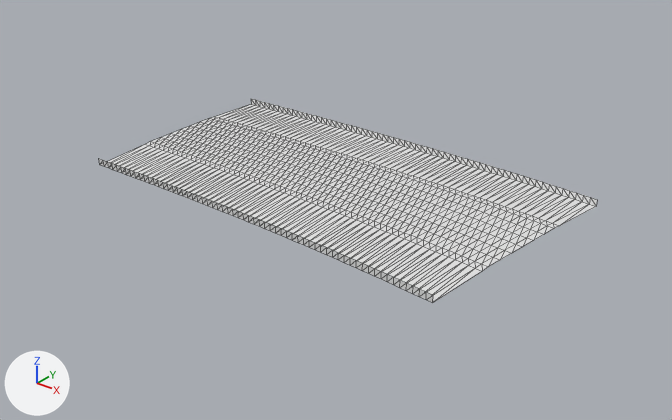
An edit to the glTF model public/assets/gen4/models/track-06.glb, drawn before and after from the same camera.
Rendered twice from a 50 mm camera at (478.5, -91.5, 53.3) aimed at (405.0, 0.3, -3.6). Arrows for +X, +Y and +Z are at lower left; the lights stay in place. The picture after the commit comes second. Mesh edges are drawn as thin lines. Vertices at exactly the same position are counted once.

Names of what the first picture shows: 'track-06'.
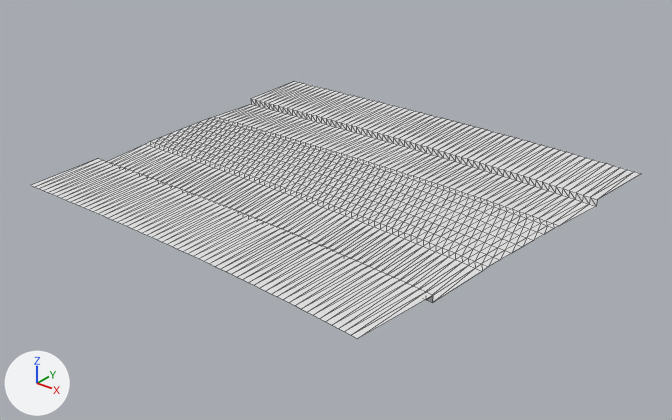
What changed in the scene script:
```text
Change me_track_06:
    used by ob_track_06; location = (0.0, 0.0, 0.0)
    remove me_track_06.from_pydata(...)  # 819 vertices, 1488 faces; spans x 371.2..435.4, y -16.4..19.5, z -0.5..0.5
    add me_track_06.from_pydata(...)  # 945 vertices, 1736 faces; spans x 370.9..436.7, y -28.3..31.5, z -0.5..0.5
    me_track_06 part 1
    32 vertices are added at x 371.9..436.7, y -27.9..31.5, z 0.5
    10 new vertices lie (-0.3, 12.0, 0.0) away from vertices in x 371.2..422.9, y 18.8..19.3, z 0.5
    9 new vertices lie (0.2, -12.0, 0.0) away from vertices in x 380.1..419.6, y -15.3..-14.3, z 0.5
    8 new vertices lie (0.3, -12.0, 0.0) away from vertices in x 374.2..414.9, y -15.0..-14.3, z 0.5
    8 new vertices lie (-0.2, 12.0, 0.0) away from vertices in x 380.4..426.0, y 18.6..19.4, z 0.5
    7 new vertices lie (0.0, 12.0, 0.0) away from vertices in x 389.6..432.3, y 18.1..19.5, z 0.5
    6 new vertices lie (0.1, -12.0, 0.0) away from vertices in x 385.0..420.6, y -15.4..-14.3, z 0.5
    6 new vertices lie (-0.1, 12.0, 0.0) away from vertices in x 385.5..431.3, y 18.2..19.5, z 0.5
    6 new vertices lie (0.0, -12.0, 0.0) away from vertices in x 391.8..424.4, y -15.7..-14.3, z 0.5
    6 new vertices lie (-0.9, 0.0, 0.0) away from vertices in x 374.5..422.5, y -27.5..-26.4, z 0.5
    6 new vertices lie (-0.1, -12.0, 0.0) away from vertices in x 394.7..427.2, y -15.9..-14.3, z 0.5
    6 new vertices lie (0.1, 12.0, 0.0) away from vertices in x 395.8..434.4, y 17.9..19.5, z 0.5
    6 new vertices lie (0.2, 12.0, 0.0) away from vertices in x 398.9..435.4, y 17.8..19.5, z 0.5
    5 new vertices lie (-0.2, -12.0, 0.0) away from vertices in x 398.6..430.0, y -16.2..-14.4, z 0.5
    5 new vertices lie (-0.3, -12.0, 0.0) away from vertices in x 401.5..431.0, y -16.3..-14.4, z 0.5
    248 new faces join them
```

What differs and where, as boxes (x1, y1, x2, y2) in the pictures (672 x 420 px):
'track-06', reshaped (22% wider, 26% taller): before (99, 99, 597, 303); after (31, 81, 640, 339)
part 1 of me_track_06, added: after (31, 81, 640, 339)
